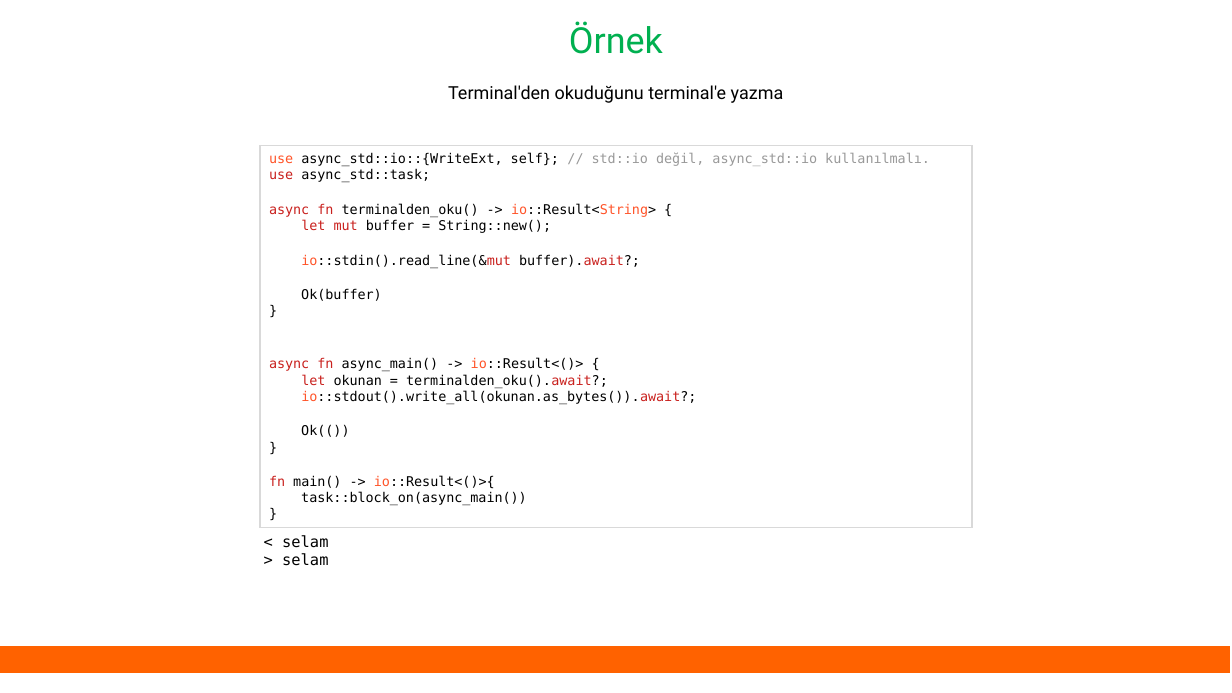
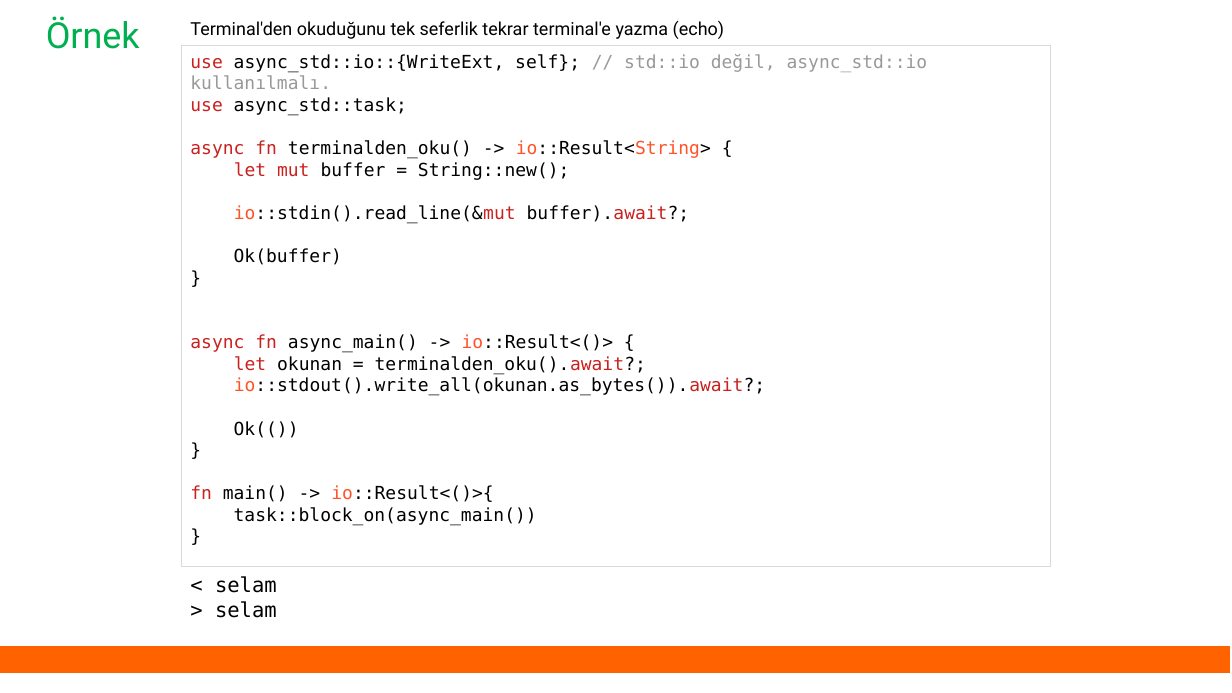
Before and after one commit to eminfedar/rust-tr-ders-slaytlari, a slide deck: slide 16 of rust_egitim_6_async.odp. Drawn at 1232x693 pixels with LibreOffice and Linux fonts; fonts in the diff are those of the drawing. Boxes give left, top, right and bottom in pixels: in the first picture for what was removed or moved away, otherwise in the second. Text is boxed around its words. In the diff, an @@ line names an element or a change of style, - is before the commit and + after.

```diff
--- a/rust_egitim_6_async.odp
+++ b/rust_egitim_6_async.odp
@@ text "Örnek": place and size @@
-text "Örnek" at [569, 21, 663, 54]
+text "Örnek" at [46, 16, 140, 49]
@@ text "Örnek" at [46, 16, 140, 49]: alignment centre to left @@
@@ text at [190, 21, 725, 39]: text changed @@
-Terminal'den okuduğunu terminal'e yazma
+Terminal'den okuduğunu tek seferlik tekrar terminal'e yazma (echo)
@@ rectangle "use async_std::io::{WriteExt, self}; // std::io ...": place and size @@
-rectangle "use async_std::io::{WriteExt, self}; // std::io ..." at [260, 145, 972, 527]
+rectangle "use async_std::io::{WriteExt, self}; // std::io ..." at [181, 46, 1051, 567]
@@ rectangle "use async_std::io::{WriteExt, self}; // std::io ..." at [181, 46, 1051, 567]: size 10.5 to 14 pt; text colour #FF5429 to #C9211E in "use" @@
@@ text "< selam": place and size @@
-text "< selam" at [282, 535, 328, 566]
+text "< selam" at [215, 576, 277, 618]
@@ text "< selam" at [215, 576, 277, 618]: size 12 to 16 pt @@
```
Also in this commit, not shown: 12 other slides changed, 1 slide added, 1 slide removed, 3 other files.
